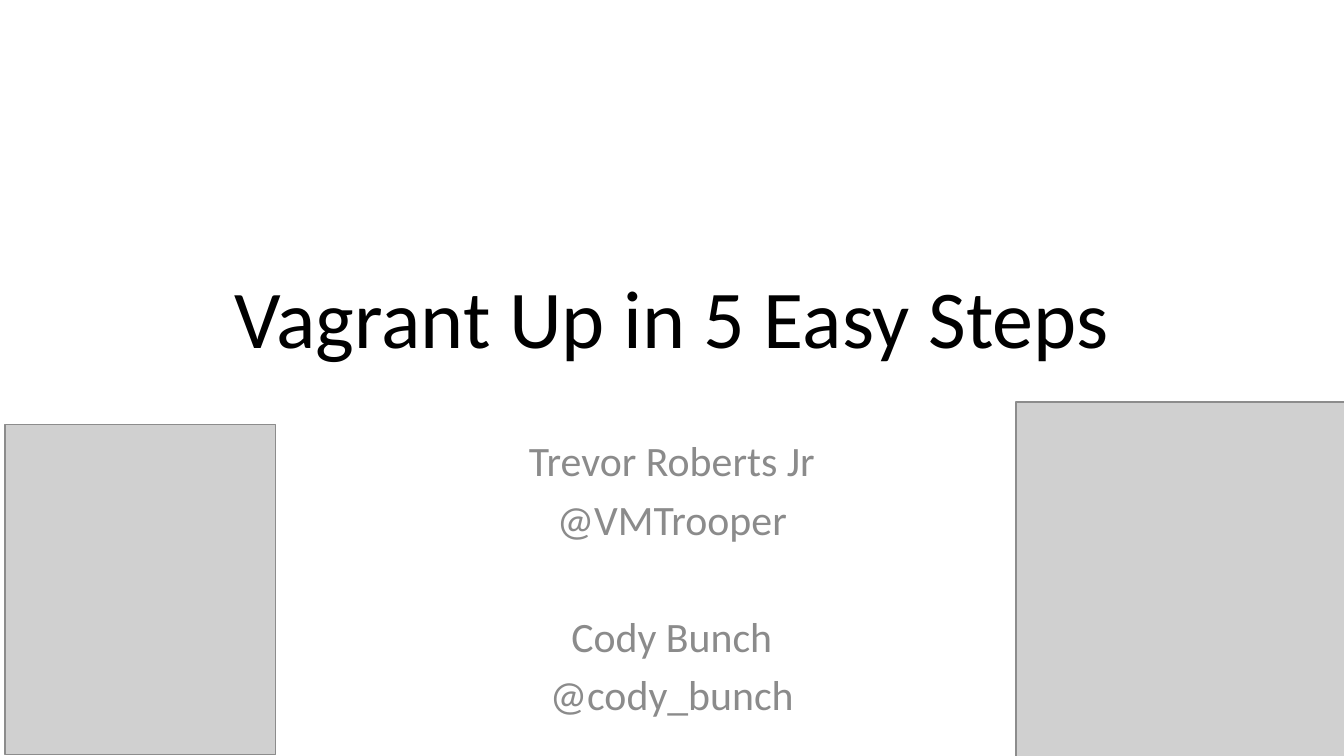
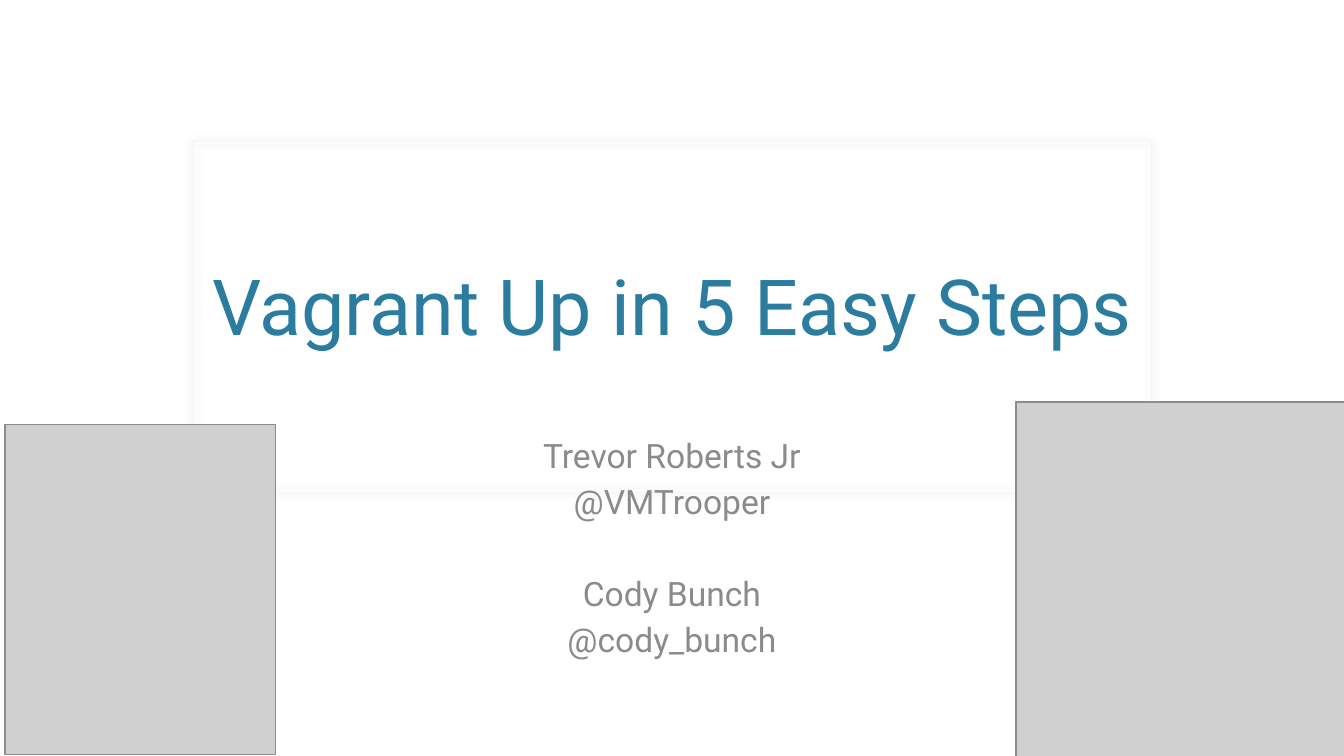
Before and after one commit to VMTrooper/VagrantBrownBag, a slide deck: slide 1 of Vagrant.pptx. Drawn at 1344x756 pixels with LibreOffice and Linux fonts; fonts in the diff are those of the drawing; grey boxes stand for pictures; background and template pictures are left out. Boxes give left, top, right and bottom in pixels: in the first picture for what was removed or moved away, otherwise in the second. Text is boxed around its words. In the diff, an @@ line names an element or a change of style, - is before the commit and + after.

```diff
--- a/Vagrant.pptx
+++ b/Vagrant.pptx
@@ rectangle added at (195, 142, 1148, 491), outline #FFFFFF 0.25 pt @@
@@ title "Vagrant Up in 5 Easy ...": place and size @@
-title "Vagrant Up in 5 Easy ..." at (234, 291, 1108, 362)
+title "Vagrant Up in 5 Easy ..." at (212, 279, 1131, 352)
@@ title "Vagrant Up in 5 Easy ..." at (212, 279, 1131, 352): size 44 to 41.4 pt, font Calibri to Roboto, text colour #000000 to #2C7C9F; vertical alignment middle to bottom @@
@@ subtitle "Trevor Roberts Jr" at (543, 443, 801, 660): size 22.4 to 18 pt, font Calibri to Roboto; less space between paragraphs @@
```
Also in this commit, not shown: 14 other slides changed.
